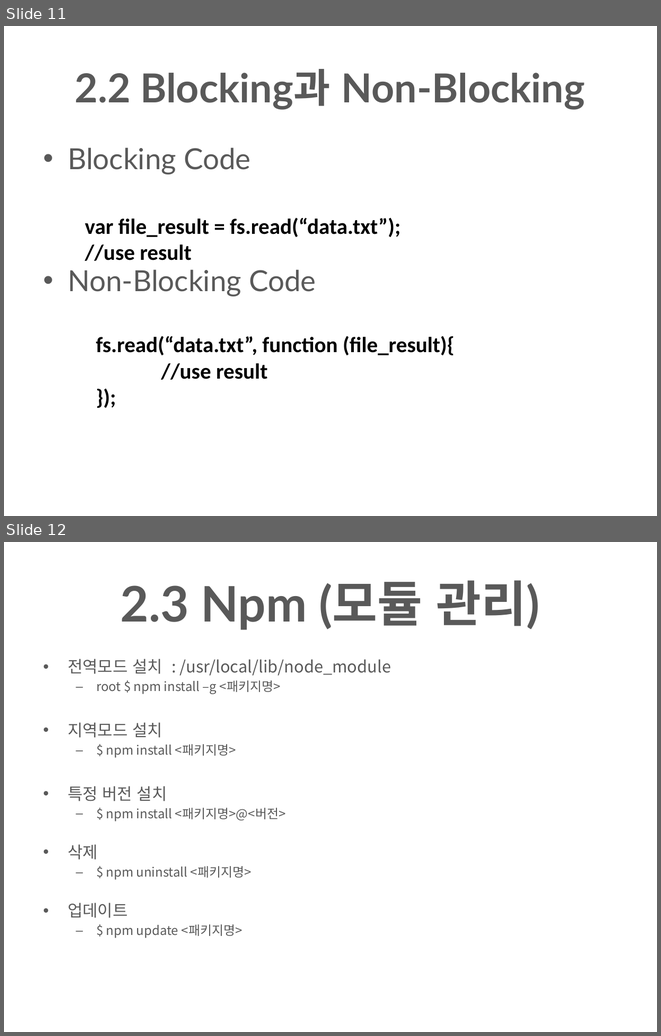
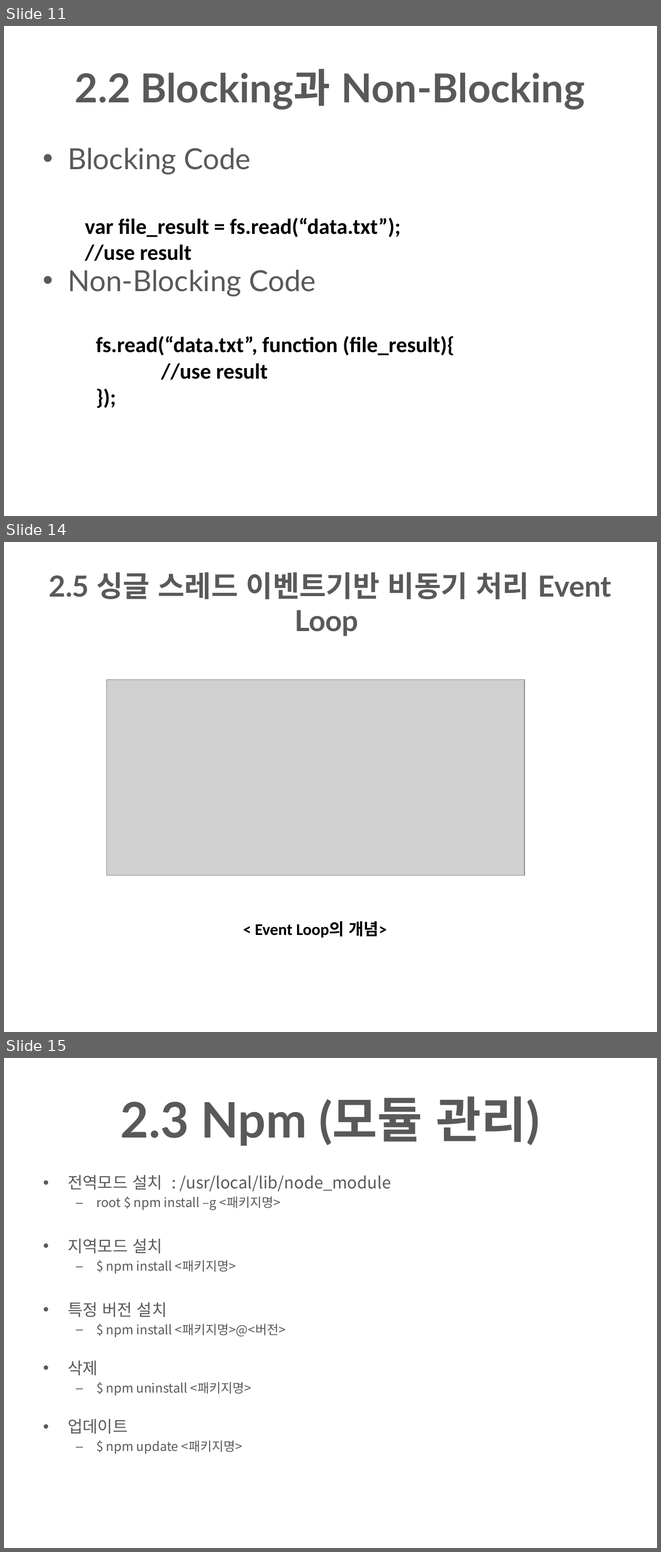
Before and after one commit to sinrim10/NodeStudy, a slide deck: nodestudy-1/Node.pptx. Shown one above the other, each under a label of ours: slides 11 and 12 before the commit, slides 11, 14 and 15 after it; the slides between them are not shown. The pictures are 661x1036 and 661x1552 pixels, drawn with LibreOffice and Linux fonts; fonts in the diff are those of the drawing; grey boxes stand for pictures; background and template pictures are left out. Boxes give left, top, right and bottom in pixels: in the first picture for what was removed or moved away, otherwise in the second. Text is boxed around its words. In the diff, an @@ line names an element or a change of style, - is before the commit and + after.

```diff
--- a/nodestudy-1/Node.pptx
+++ b/nodestudy-1/Node.pptx
@@ slide 14 added at [4, 542, 657, 1032], background picture (left out) @@
@@ title added at [49, 572, 612, 636], 32 pt, text #595959, bold @@
+2.5 싱글 스레드 이벤트기반 비동기 처리 Event Loop
@@ picture added at [106, 680, 524, 875] @@
@@ text added at [255, 921, 387, 937], 18 pt, text #000000, bold @@
+< Event Loop의 개념>
@@ what was slide 12 is now slide 15 @@
```
Also in this commit, not shown: 2 slides changed, 2 other slides added.
